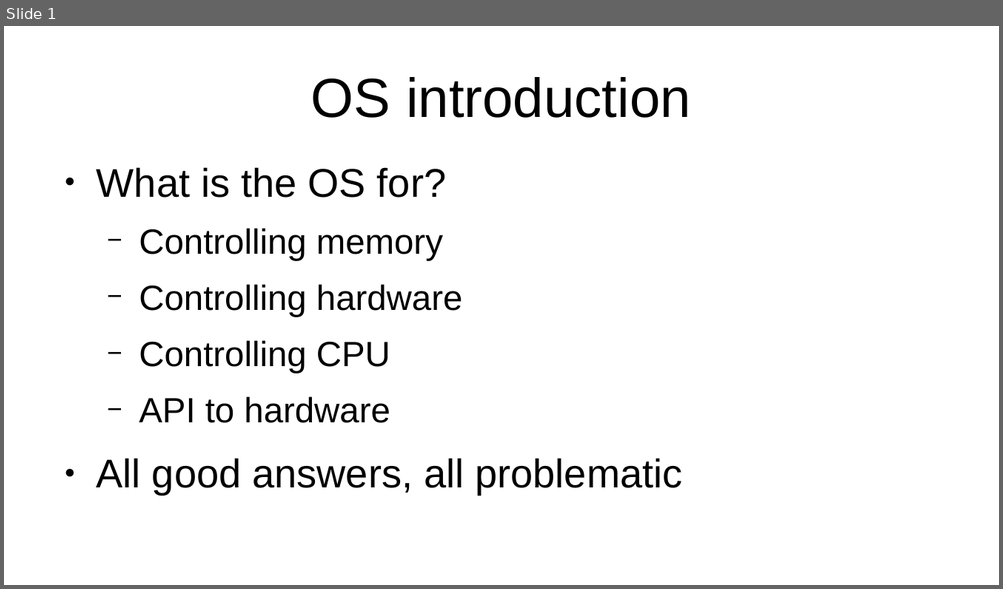
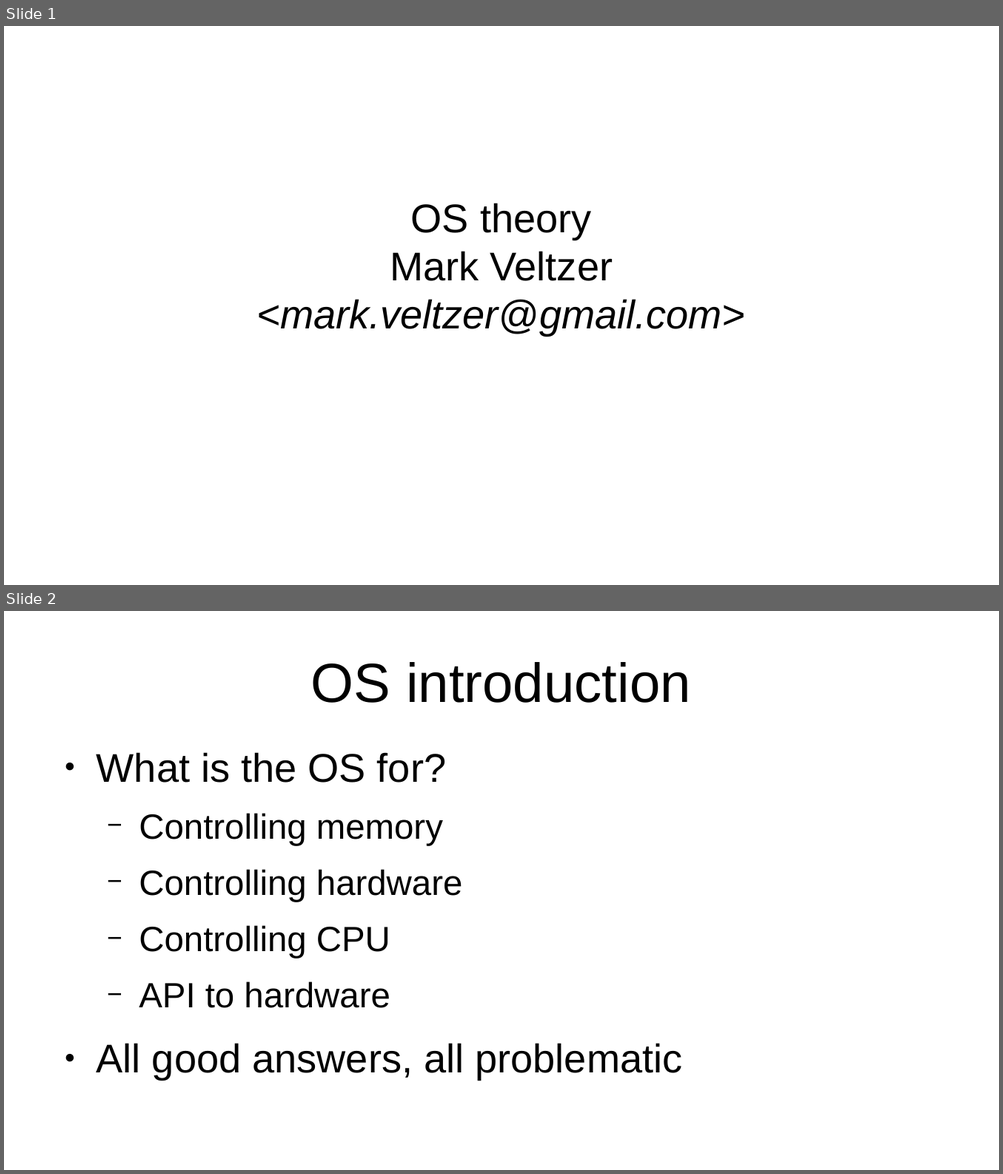
Before and after one commit to veltzer/teaching-slides, a slide deck: odp/os_basics.odp. Shown one above the other, each under a label of ours: slide 1 before the commit, slides 1 and 2 after it. The pictures are 1003x589 and 1003x1174 pixels, drawn with LibreOffice and Linux fonts; fonts in the diff are those of the drawing. Boxes give left, top, right and bottom in pixels: in the first picture for what was removed or moved away, otherwise in the second. Text is boxed around its words. In the diff, an @@ line names an element or a change of style, - is before the commit and + after.

```diff
--- a/odp/os_basics.odp
+++ b/odp/os_basics.odp
@@ slide 1 added at (4, 26, 999, 585), background #FFFFFF @@
@@ subtitle added at (256, 203, 745, 335), 32 pt, text #000000, italic @@
+OS theory
+Mark Veltzer
+<mark.veltzer@gmail.com>
@@ what was slide 1 is now slide 2 @@
```
Also in this commit, not shown: 2 slides changed, 5 other slides added.
